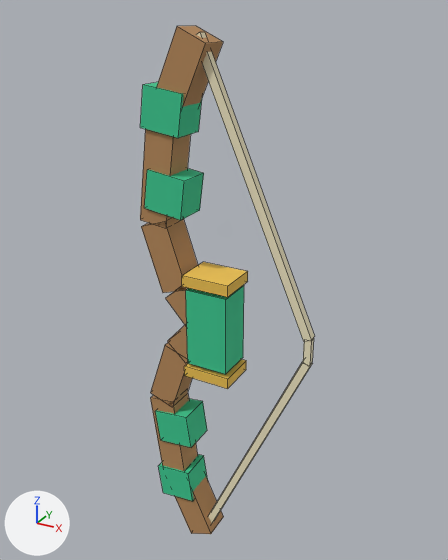
Two versions of the OBJ model Assets/_Game/Art/Weapons/LowPoly/Bo_Bow.obj, one commit apart.
Before and after are seen from a camera (50 mm lens) standing at (0.711, -1.525, 0.925) and looking at (-0.154, 0.047, 0.139). Arrows for +X, +Y and +Z are at lower left; the lights stay in place. The first picture is the older version. Mesh edges are drawn as thin lines. Where no turn or scale is listed for an object, it has been applied to the vertices.

Objects in the first picture: 'Bo_Bow'.
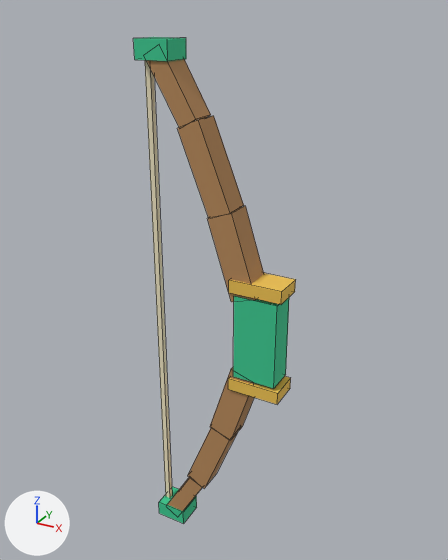
The change, as a list of edits to the scene's bpy script:
```text
Change me_bo_bow:
    used by ob_bo_bow; location = (0.0, 0.0, 0.0)
    remove me_bo_bow.from_pydata(...)  # 144 vertices, 108 faces; spans x -0.4..0.17, y -0.07..0.07, z -0.88..0.88
    add me_bo_bow.from_pydata(...)  # 96 vertices, 72 faces; spans x -0.38..0.09, y -0.05..0.05, z -0.85..0.85
    me_bo_bow part 1: a new loose piece, a box spanning x -0.07..0.07, y -0.045..0.045, z -0.14..0.14, in mat_wrap_green (green #38c890)
    me_bo_bow part 2: a new loose piece, a box spanning x -0.085..0.085, y -0.05..0.05, z 0.15..0.19, in mat_gold (yellow #efc250)
    me_bo_bow part 3: a new loose piece, a box spanning x -0.085..0.085, y -0.05..0.05, z -0.19..-0.15, in mat_gold (yellow #efc250)
    me_bo_bow part 4: the loose piece of 8 vertices spanning x -0.4..-0.26, y -0.05..0.05, z 0.31..0.63 is turned 150.6 degrees about the y axis through its middle and scaled by 0.882, then moved by (0.16, 0.0, 0.03)
    me_bo_bow part 5: the loose piece of 8 vertices spanning x -0.35..-0.16, y -0.05..0.05, z 0.6..0.88 is turned 125.3 degrees about the y axis through its middle and scaled by 0.818, then moved by (-0.02, 0.0, -0.01)
    me_bo_bow part 6: the loose piece of 8 vertices spanning x -0.4..-0.26, y -0.05..0.05, z -0.63..-0.31 is turned 29.4 degrees about the y axis through its middle and scaled by 0.882, then moved by (0.16, 0.0, -0.03)
    me_bo_bow part 7: the loose piece of 8 vertices spanning x -0.35..-0.16, y -0.05..0.05, z -0.88..-0.6 is turned 54.7 degrees about the y axis through its middle and scaled by 0.818, then moved by (-0.02, 0.0, 0.01)
    me_bo_bow part 8: a new loose piece, a box spanning x -0.379..-0.361, y -0.009..0.009, z -0.82..0.82, in mat_string (beige #f1e7c4)
    me_bo_bow part 9: a new loose piece, a box spanning x -0.385..-0.275, y -0.047..0.048, z 0.793..0.848, in mat_wrap_green (green #38c890)
    me_bo_bow part 10: a new loose piece, a box spanning x -0.385..-0.275, y -0.048..0.047, z -0.848..-0.793, in mat_wrap_green (green #38c890)
    me_bo_bow part 11: 11 loose pieces with 88 vertices, spanning x -0.4..0.17, y -0.07..0.07, z -0.73..0.73, are deleted
    me_bo_bow part 12
    24 vertices are removed from x -0.23..0.17, y -0.06..0.06, z -0.87..0.87
    18 faces are deleted
    8 vertices are added at x -0.16..0.0, y -0.04, z -0.39..0.39
    8 new vertices lie (0.0, 0.08, 0.0) away from vertices in x -0.16..0.0, y -0.04, z -0.39..0.39
    12 new faces join them, mat_wood (orange #b68959)
```

Boxes [x1, y1, x2, y2] around the edits, measured in the pictures (448 x 560 px; the box of a moved part takes in the faces that stretch with it):
'Bo_Bow', reshaped (6% narrower)
    before: [140, 26, 314, 534]
    after: [133, 37, 296, 524]
part 1 of me_bo_bow, added (green)
    after: [233, 296, 289, 388]
part 2 of me_bo_bow, added (yellow)
    after: [229, 273, 296, 305]
part 3 of me_bo_bow, added (yellow)
    after: [228, 376, 291, 404]
part 4 of me_bo_bow, moved or reshaped
    before: [140, 129, 191, 228]
    after: [177, 116, 244, 219]
part 5 of me_bo_bow, moved or reshaped
    before: [157, 26, 223, 107]
    after: [147, 59, 211, 127]
part 6 of me_bo_bow, moved or reshaped
    before: [150, 392, 198, 471]
    after: [188, 427, 238, 488]
part 7 of me_bo_bow, moved or reshaped
    before: [175, 476, 223, 534]
    after: [167, 477, 203, 511]
part 8 of me_bo_bow, added (beige)
    after: [145, 60, 172, 498]
part 9 of me_bo_bow, added (green)
    after: [133, 37, 186, 61]
part 10 of me_bo_bow, added (green)
    after: [159, 487, 197, 524]
part 11 of me_bo_bow, deleted
    before: [140, 82, 314, 501]
part 12 of me_bo_bow, moved or reshaped
    before: [186, 32, 314, 523]
    after: [207, 206, 264, 440]
